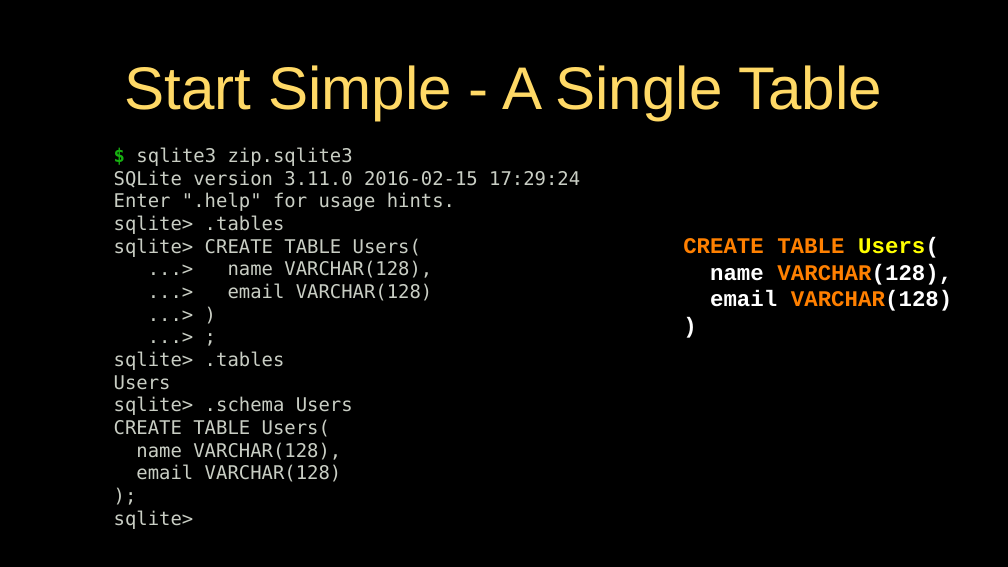
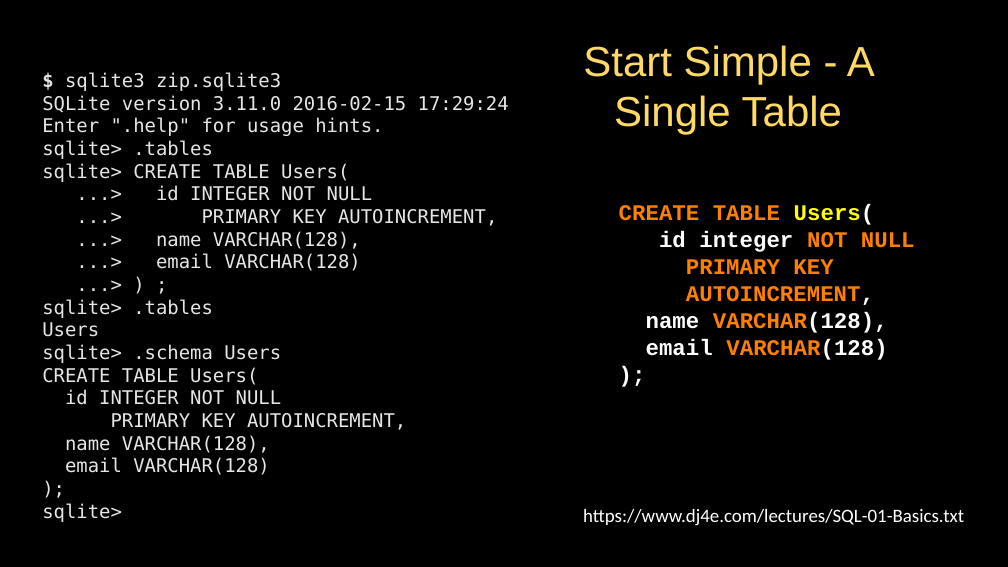
Before and after one commit to csev/dj4e, a slide deck: slide 3 of lectures/DJ-03-Model-Single.pptx. Drawn at 1008x567 pixels with LibreOffice and Linux fonts; fonts in the diff are those of the drawing. Boxes give left, top, right and bottom in pixels: in the first picture for what was removed or moved away, otherwise in the second. Text is boxed around its words. In the diff, an @@ line names an element or a change of style, - is before the commit and + after.

```diff
--- a/lectures/DJ-03-Model-Single.pptx
+++ b/lectures/DJ-03-Model-Single.pptx
@@ title "Start Simple - A Single ...": place and size @@
-title "Start Simple - A Single ..." at (125,65,882,120)
+title "Start Simple - A Single ..." at (583,45,875,135)
@@ title "Start Simple - A Single ..." at (583,45,875,135): size 57.3 to 40 pt @@
@@ text at (42,72,509,522): text changed; text colour #C9CEC4 to #E7E6E6 @@
-...> )
-...> ;
+...> ) ;
@@ text "$ sqlite3 zip.sqlite3": place and size @@
-text "$ sqlite3 zip.sqlite3" at (114,147,580,529)
+text "$ sqlite3 zip.sqlite3" at (42,72,509,522)
@@ text at (42,72,509,522): text colour #17B111 to #E7E6E6 in "$"; text colour #C9CEC4 to #E7E6E6 in "sqlite3 zip.sqlite3", "SQLite version 3.11.0 2016-02-15 17:29:24", "Enter ".help" for usage hints.", "sqlite> .tables" and 11 more places @@
@@ text at (156,185,497,226): paragraphs added @@
+...> id INTEGER NOT NULL
+...> PRIMARY KEY AUTOINCREMENT,
@@ text at (619,204,915,360): text changed @@
-)
+);
@@ text "CREATE TABLE Users(": place and size @@
-text "CREATE TABLE Users(" at (683,237,952,311)
+text "CREATE TABLE Users(" at (619,204,915,360)
@@ text at (659,231,915,305): paragraphs added @@
+id integer NOT NULL
+PRIMARY KEY
+AUTOINCREMENT,
@@ text at (65,389,406,430): paragraphs added @@
+id INTEGER NOT NULL
+PRIMARY KEY AUTOINCREMENT,
@@ text added at (583,509,964,526), 18 pt, text #FFFFFF @@
+https://www.dj4e.com/lectures/SQL-01-Basics.txt
```
Also in this commit, not shown: 1 other file.
